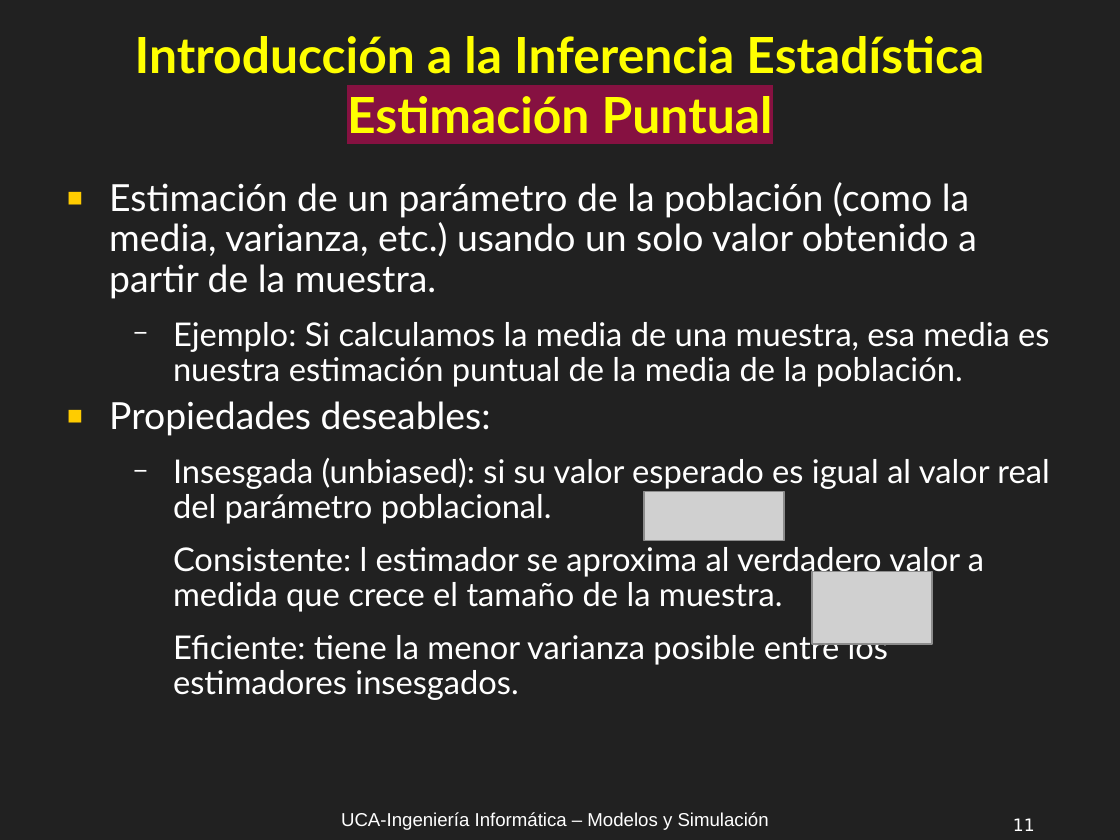
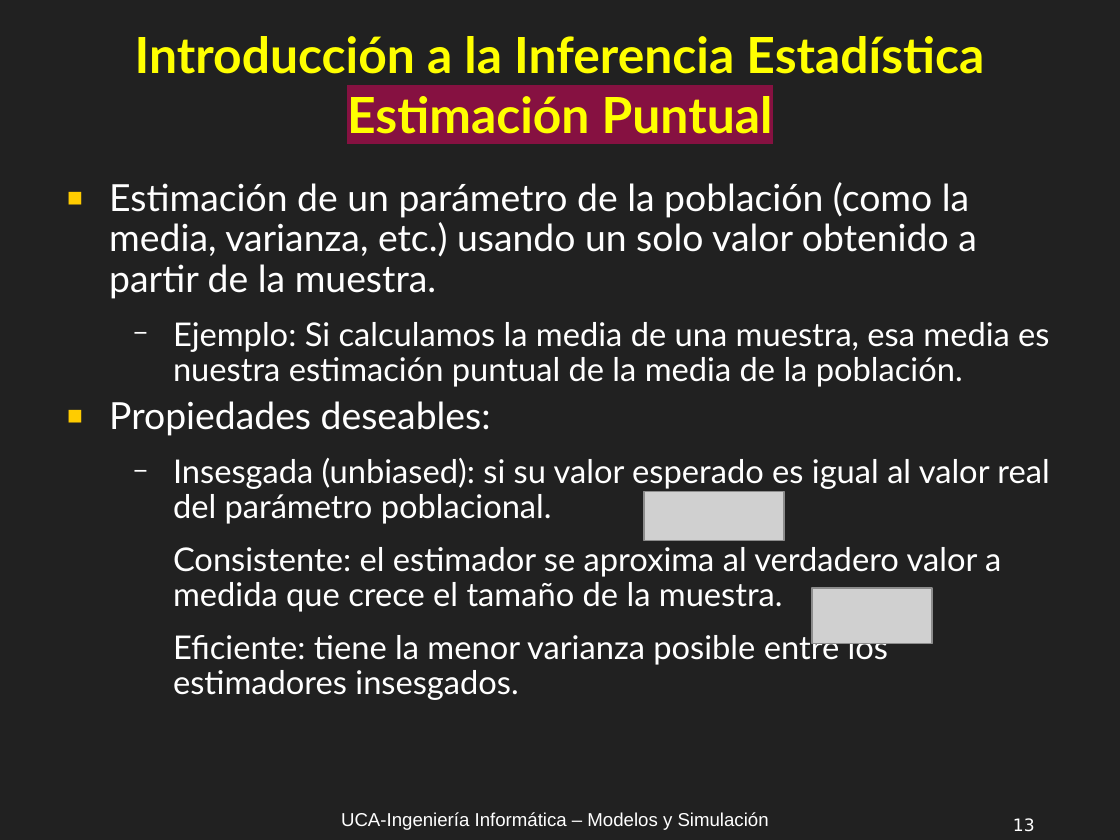
Before and after one commit to UCA-Facultad-de-Ingenieria-Clases-2025/MyS, a slide deck: slide 13 of Clases/MyS_C1A_Introducción_Inferencia_Estadística_R1.odp (slide 11 before the commit). Drawn at 1120x840 pixels with LibreOffice and Linux fonts; fonts in the diff are those of the drawing; grey boxes stand for pictures. Boxes give left, top, right and bottom in pixels: in the first picture for what was removed or moved away, otherwise in the second. Text is boxed around its words. In the diff, an @@ line names an element or a change of style, - is before the commit and + after.

```diff
--- a/Clases/MyS_C1A_Introducción_Inferencia_Estadística_R1.odp
+++ b/Clases/MyS_C1A_Introducción_Inferencia_Estadística_R1.odp
@@ text at (173,547,1001,612): text changed @@
-  Consistente: l estimador se aproxima al verdadero valor a medida que crece el tamaño de la muestra.
+  Consistente: el estimador se aproxima al verdadero valor a medida que crece el tamaño de la muestra.
@@ picture: place and size @@
-picture at (812,571,932,644)
+picture at (812,588,932,644)
@@ page number at (1013,818,1035,832): text changed @@
-11
+13
```
Also in this commit, not shown: 5 other slides changed, 22 slides added, 1 other file.
